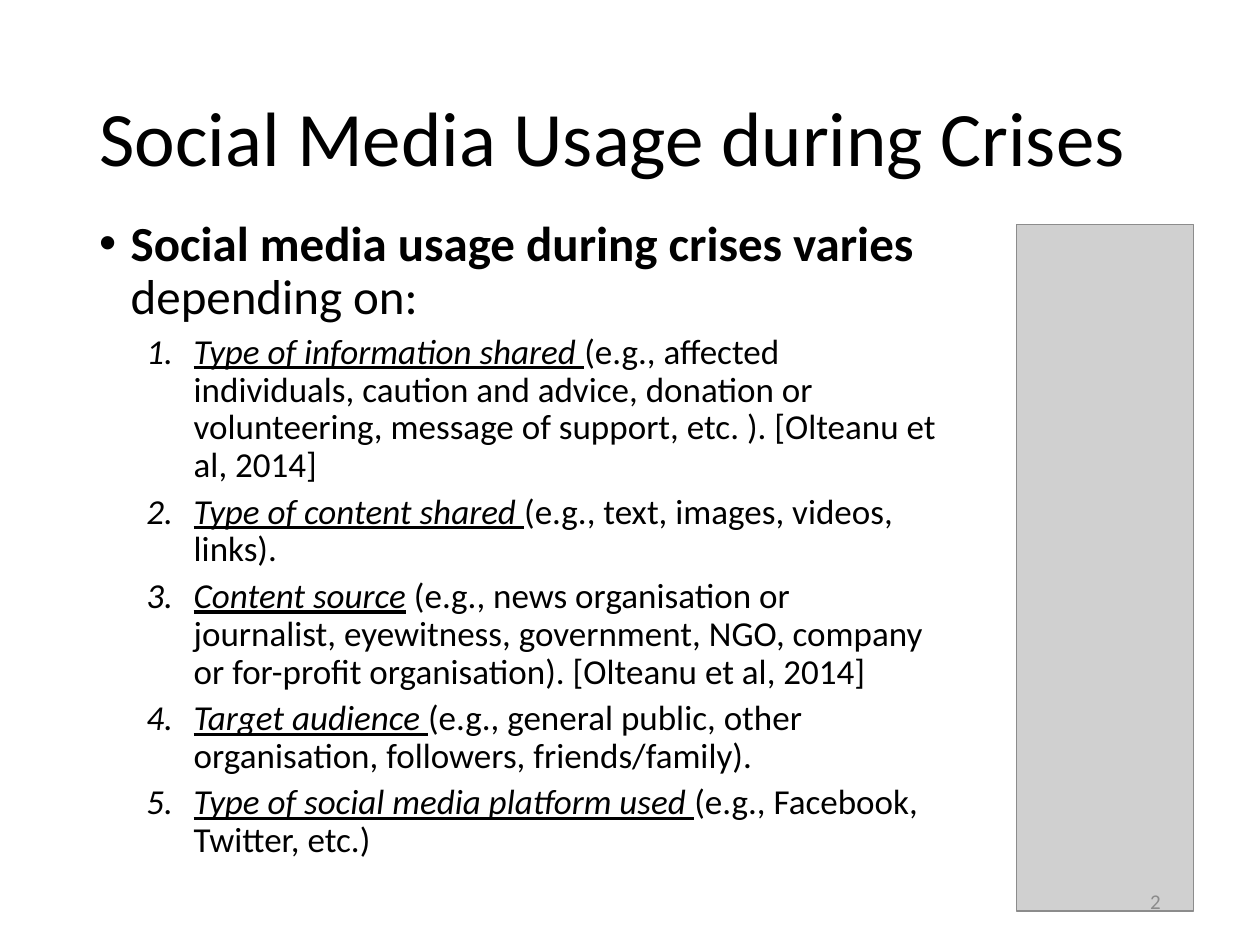
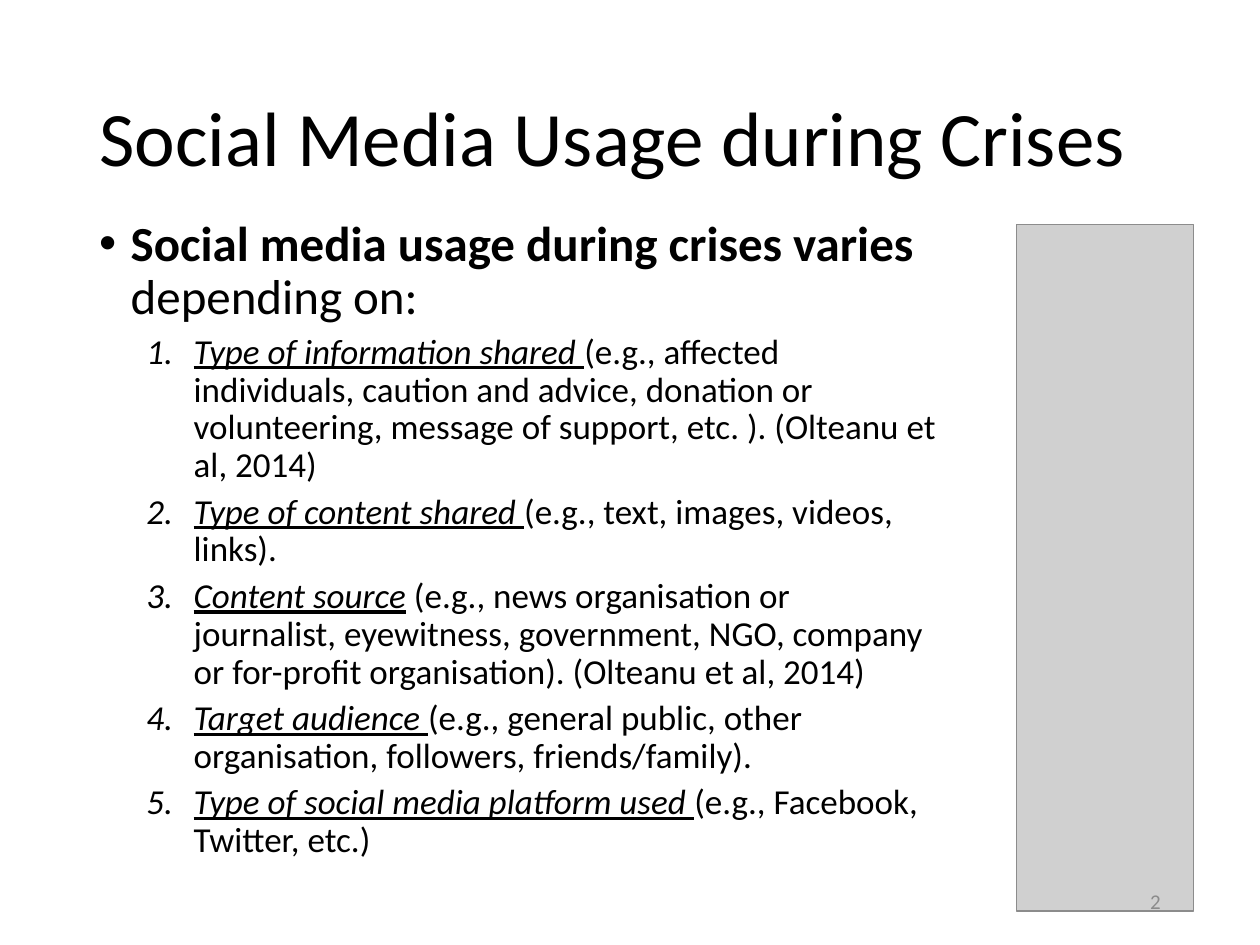
Before and after one commit to evhart/smasac-tutorial, a slide deck: slide 2 of slides/pptx/2-data-collection.pptx. Drawn at 1260x945 pixels with LibreOffice and Linux fonts; fonts in the diff are those of the drawing; grey boxes stand for pictures. Boxes give left, top, right and bottom in pixels: in the first picture for what was removed or moved away, otherwise in the second. Text is boxed around its words. In the diff, an @@ line names an element or a change of style, - is before the commit and + after.

```diff
--- a/slides/pptx/2-data-collection.pptx
+++ b/slides/pptx/2-data-collection.pptx
@@ text at <box>194,338,936,482</box>: text changed @@
-  1. Type of information shared (e.g., affected individuals, caution and advice, donation or volunteering, message of support, etc. ). [Olteanu et al, 2014]
+  1. Type of information shared (e.g., affected individuals, caution and advice, donation or volunteering, message of support, etc. ). (Olteanu et al, 2014)
@@ text at <box>194,582,923,690</box>: text changed @@
-  3. Content source (e.g., news organisation or journalist, eyewitness, government, NGO, company or for-profit organisation). [Olteanu et al, 2014]
+  3. Content source (e.g., news organisation or journalist, eyewitness, government, NGO, company or for-profit organisation). (Olteanu et al, 2014)
```
Also in this commit, not shown: 1 other file.
